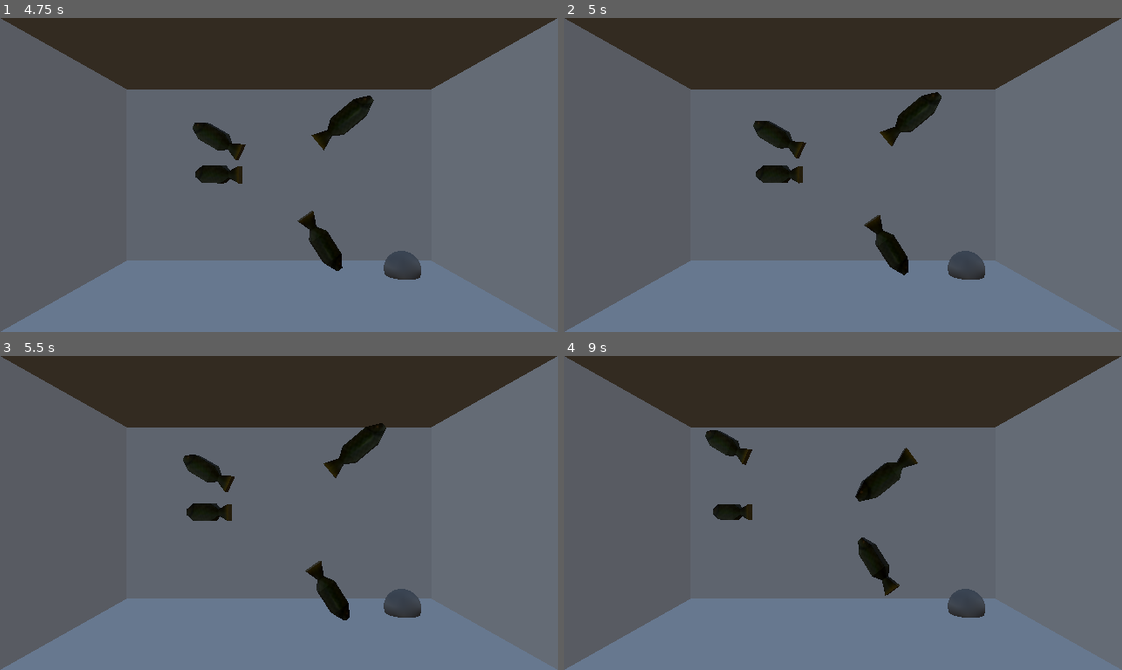
Above: before the commit, frames 1-4 (two rows, left to right).
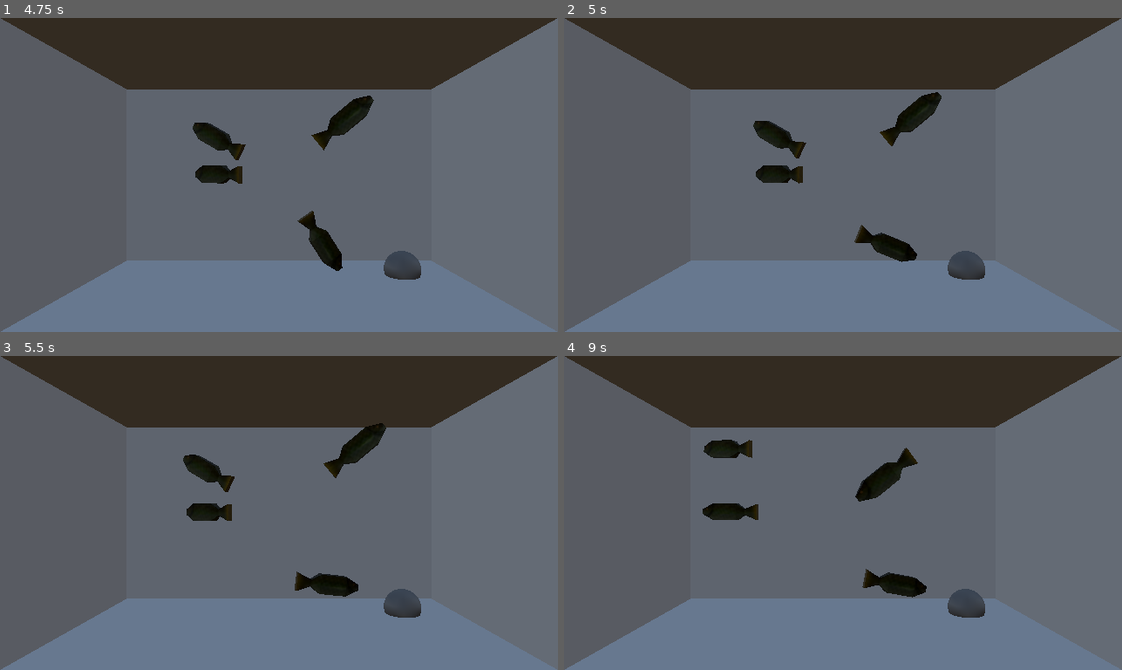
Above: after the commit, the same moments.

Repository: AlexDavis47/vterrarium
Game: Godot game, scene res://src/game_world.tscn
The game is run twice, just before and just after one commit, with the same random seed, the same clock (stepped at 60 frames per second) and the same inputs.
Inputs (mouse positions are in pixels of both pictures, inside the frame that each line leads up to):
- Up to frame 1 (4.75 s): move the mouse to (401, 159) at 0.52 s; hold Right 0.53-1.28 s; move the mouse to (167, 190) at 1.27 s; hold Down 1.28-2.03 s; move the mouse to (334, 105) at 2.02 s; hold Right 2.03-2.78 s; move the mouse to (251, 237) at 2.77 s; hold Up 2.78-3.53 s; move the mouse to (446, 222) at 3.52 s; hold Left from 3.53 s (still down); move the mouse to (111, 127) at 4.27 s
- Up to frame 2 (5 s): keep holding Left
- Up to frame 3 (5.5 s): move the mouse to (306, 513) at 5.02 s; release Left at 5.03 s; hold Down from 5.03 s (still down)
- Up to frame 4 (9 s): move the mouse to (759, 434) at 5.77 s; release Down at 5.78 s; hold Right 5.78-6.53 s; move the mouse to (965, 497) at 6.52 s; hold Up 6.53-7.28 s; move the mouse to (731, 528) at 7.27 s; hold Right 7.28-8.03 s; move the mouse to (898, 443) at 8.02 s; hold Down 8.03-8.78 s; move the mouse to (815, 575) at 8.77 s; hold Left from 8.78 s (still down)

Frame 1 is identical in both runs. In frame 2, 0.6% of the frame differs, in the area x 52-64%, y 62-82%; in frame 3, 0.8%; in frame 4, 1.4%, in the area x 24-65%, y 23-77%.

Commit message:
Fish can't fall out of the tank now

Diff:
--- a/src/entities/test_entities/float_npc.tscn
+++ b/src/entities/test_entities/float_npc.tscn
@@ -7,7 +7,11 @@
 [ext_resource type="Script" path="res://addons/vterrariumframework/src/components/vt_gyro_component.gd" id="5_u1sew"]
 [ext_resource type="PackedScene" uid="uid://cl30s4qyjry6u" path="res://assets/fish_low_poly.glb" id="6_vvbbo"]
 
+[sub_resource type="SphereShape3D" id="SphereShape3D_sfhvh"]
+radius = 0.939
+
 [node name="float_npc" type="CharacterBody3D" node_paths=PackedStringArray("sprite1", "sprite2")]
+collision_layer = 0
 velocity = Vector3(-0.0458098, 0.0795991, 0.0395657)
 script = ExtResource("1_erd7d")
 sprite1 = NodePath("Top/Sprite3D")
@@ -49,3 +53,6 @@
 
 [node name="Sketchfab_Scene" parent="." instance=ExtResource("6_vvbbo")]
 transform = Transform3D(-1, 0, 8.74228e-08, 0, 1, 0, -8.74228e-08, 0, -1, 0, 0, 0)
+
+[node name="CollisionShape3D" type="CollisionShape3D" parent="."]
+shape = SubResource("SphereShape3D_sfhvh")
--- a/src/game_world.tscn
+++ b/src/game_world.tscn
@@ -21,6 +21,10 @@
 [sub_resource type="BoxMesh" id="BoxMesh_l7vj2"]
 material = SubResource("StandardMaterial3D_0wkye")
 size = Vector3(10, 5.625, 5.625)
+
+[sub_resource type="ConcavePolygonShape3D" id="ConcavePolygonShape3D_qqs1b"]
+data = PackedVector3Array(-5, 2.8125, 2.8125, 5, 2.8125, 2.8125, -5, -2.8125, 2.8125, 5, 2.8125, 2.8125, 5, -2.8125, 2.8125, -5, -2.8125, 2.8125, 5, 2.8125, -2.8125, -5, 2.8125, -2.8125, 5, -2.8125, -2.8125, -5, 2.8125, -2.8125, -5, -2.8125, -2.8125, 5, -2.8125, -2.8125, 5, 2.8125, 2.8125, 5, 2.8125, -2.8125, 5, -2.8125, 2.8125, 5, 2.8125, -2.8125, 5, -2.8125, -2.8125, 5, -2.8125, 2.8125, -5, 2.8125, -2.8125, -5, 2.8125, 2.8125, -5, -2.8125, -2.8125, -5, 2.8125, 2.8125, -5, -2.8125, 2.8125, -5, -2.8125, -2.8125, 5, 2.8125, 2.8125, -5, 2.8125, 2.8125, 5, 2.8125, -2.8125, -5, 2.8125, 2.8125, -5, 2.8125, -2.8125, 5, 2.8125, -2.8125, -5, -2.8125, 2.8125, 5, -2.8125, 2.8125, -5, -2.8125, -2.8125, 5, -2.8125, 2.8125, 5, -2.8125, -2.8125, -5, -2.8125, -2.8125)
+backface_collision = true
 
 [sub_resource type="SphereMesh" id="SphereMesh_e1ei4"]
 
@@ -52,24 +56,25 @@
 [node name="floaters" type="Node3D" parent="."]
 
 [node name="float_npc1" parent="floaters" instance=ExtResource("4_vl5t3")]
-transform = Transform3D(1, 0, 0, 0, 1, 0, 0, 0, 1, 0, 0, 0)
 velocity = Vector3(0.00377712, -0.00820349, 0.00429373)
 
 [node name="float_npc2" parent="floaters" instance=ExtResource("4_vl5t3")]
-transform = Transform3D(1, 0, 0, 0, 1, 0, 0, 0, 1, 0, 0, 0)
 velocity = Vector3(0.00106998, -0.00820659, 0.00561311)
 
 [node name="float_npc3" parent="floaters" instance=ExtResource("4_vl5t3")]
-transform = Transform3D(1, 0, 0, 0, 1, 0, 0, 0, 1, 0, 0, 0)
 velocity = Vector3(0.00227387, 0.00466348, -0.00854877)
 
 [node name="float_npc4" parent="floaters" instance=ExtResource("4_vl5t3")]
-transform = Transform3D(1, 0, 0, 0, 1, 0, 0, 0, 1, 0, 0, 0)
 velocity = Vector3(0.0096688, 0.00247982, -0.000604055)
 
 [node name="MeshInstance3D" type="MeshInstance3D" parent="."]
 mesh = SubResource("BoxMesh_l7vj2")
 
+[node name="StaticBody3D" type="StaticBody3D" parent="MeshInstance3D"]
+
+[node name="CollisionShape3D" type="CollisionShape3D" parent="MeshInstance3D/StaticBody3D"]
+shape = SubResource("ConcavePolygonShape3D_qqs1b")
+
 [node name="MeshInstance3D2" type="MeshInstance3D" parent="."]
 transform = Transform3D(1, 0, 0, 0, 1, 0, 0, 0, 1, 3.45845, -2.63669, -1.02194)
 mesh = SubResource("SphereMesh_e1ei4")
Not shown: 1 places in src/entities/test_entities/float_npc.tscn that only renumber resources
Not shown: 1 places in src/game_world.tscn that only renumber resources
